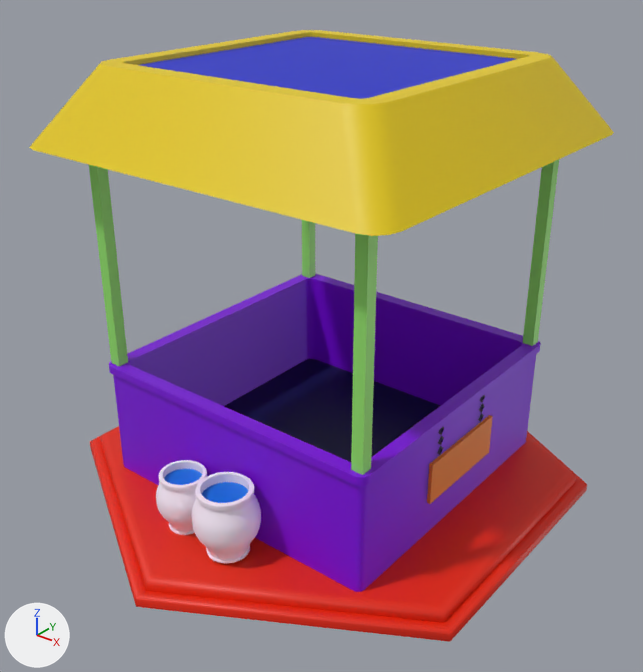
The FBX model Assets/RESOURCES/Models/ShopLvl1.fbx, before and after one commit.
Both versions are drawn from a 50 mm camera at (3.47, -4.43, 3.97) aimed at (0.05, -0.15, 1.31). Arrows for +X, +Y and +Z are at lower left; the lights stay in place. Where no turn or scale is listed for an object, it has been applied to the vertices. Vertices at the same position are counted once.

Before the edit, the objects in view are built like this:
```python
me_cube_004 = bpy.data.meshes.new('Cube.004')
me_cube_004.from_pydata(...)  # 76 vertices, 70 faces; spans x -1.36..1.35, y -1.35..1.35, z 2.49..2.97
# faces by material slot: [69, 1]
me_cube_004.materials.append(mat_door)  # yellow #e7cb00
me_cube_004.materials.append(mat_trident)  # blue #001ecc
me_cylinder_002 = bpy.data.meshes.new('Cylinder.002')
me_cylinder_002.from_pydata(...)  # 1056 vertices, 1012 faces; spans x -0.394..0.417, y -1.503..-1.072, z 0.13..0.618
# faces by material slot: [1010, 2]
me_cylinder_002.materials.append(mat_flowerpot)  # white #fef0ff
me_cylinder_002.materials.append(mat_window)  # blue #0071e7
me_torus_001 = bpy.data.meshes.new('Torus.001')
me_torus_001.from_pydata(...)  # 76 vertices, 78 faces; spans x 1.099..1.132, y -0.387..0.37, z 0.453..0.968
# faces by material slot: [72, 6]
me_torus_001.materials.append(mat_metal)  # dark blue #000642
me_torus_001.materials.append(mat_woodsign)  # orange #e77e15
ob_cube_002 = bpy.data.objects.new('Cube.002', me_cube_004)
ob_cube_002.location = (-0.001, -0.001, 0.142)
ob_flowerpot = bpy.data.objects.new('Flowerpot', me_cylinder_002)
ob_flowerpot.location = (-0.001, -0.001, 0.142)
ob_woodsign = bpy.data.objects.new('WoodSign', me_torus_001)
ob_woodsign.location = (-0.016, -0.001, 0.09)
# also in view: 'Cube.001' at (0.0, 0.0, 2.01); 'Cube' at (0.0, 0.0, 0.69); 'Base' at (0.0, 0.0, 0.2)
```
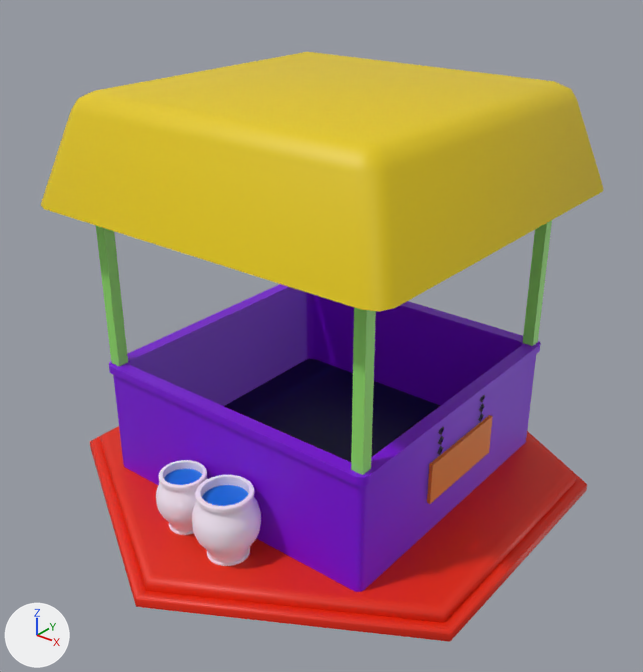
Commit message: ~ Change shop lvl1

What the commit changed:
me_cylinder_002 has 1056 vertices, 1012 faces and spans x -0.394..0.417, y -1.503..-1.072, z 0.13..0.618.
me_cylinder_002 is used by ob_flowerpot; location (-0.001, -0.001, 0.142).
me_cylinder_002 part 1: the loose piece of 528 vertices spanning x -0.011..0.417, y -1.503..-1.076, z 0.151..0.618 is moved by (0.0, 0.0, -0.022).
Mesh me_plane is new.
It has 40 vertices, 33 faces and spans x -1.34..1.34, y -1.33..1.33, z -0.7..0.0.
It uses material mat_door (yellow #e7cb00).
Object 'Cube.002' (ob_cube_002) is deleted.
Object 'Plane' (ob_plane) is new; it shows me_plane.
Its location is (-0.001, -0.001, 2.954).

Location of each change, (x1, y1, x2, y2) in pixels of the pictures (643 x 672 px; the box of a moved part takes in the faces that stretch with it):
'Plane', added (yellow): after (41, 52, 603, 312)
'Cube.002', deleted (yellow): before (29, 30, 614, 236)
    faces in mat_door (yellow #e7cb00): (29, 30, 614, 236)
    faces in mat_trident (blue #001ecc): (139, 37, 516, 99)
'Flowerpot', reshaped: before (156, 460, 261, 563); after (156, 460, 261, 566)
part 1 of me_cylinder_002, moved or reshaped: before (192, 472, 261, 563); after (192, 475, 261, 566)
